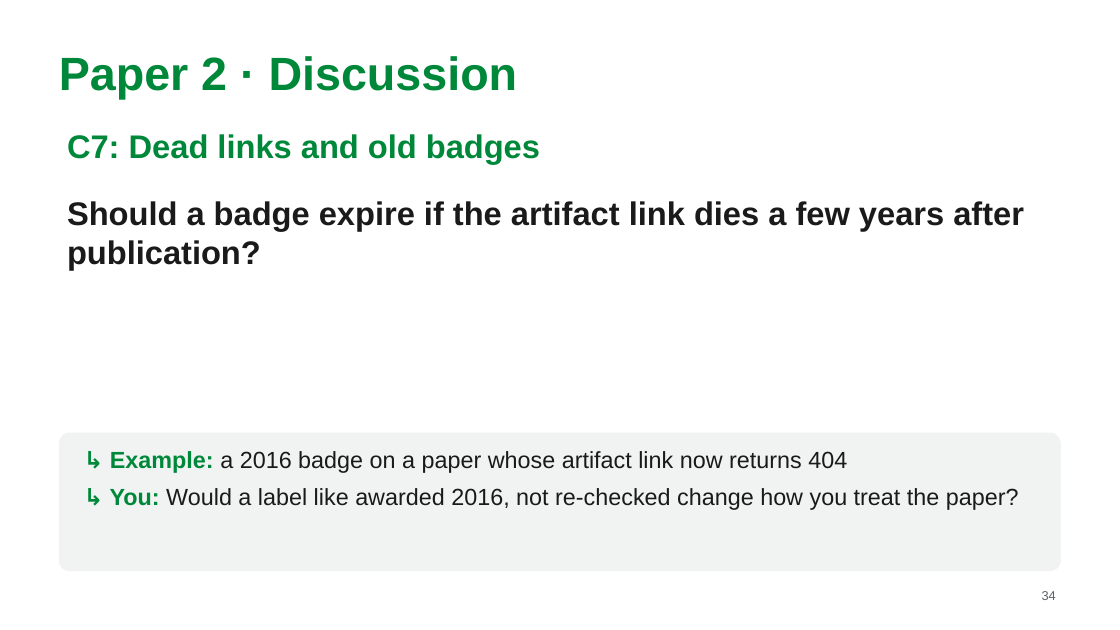
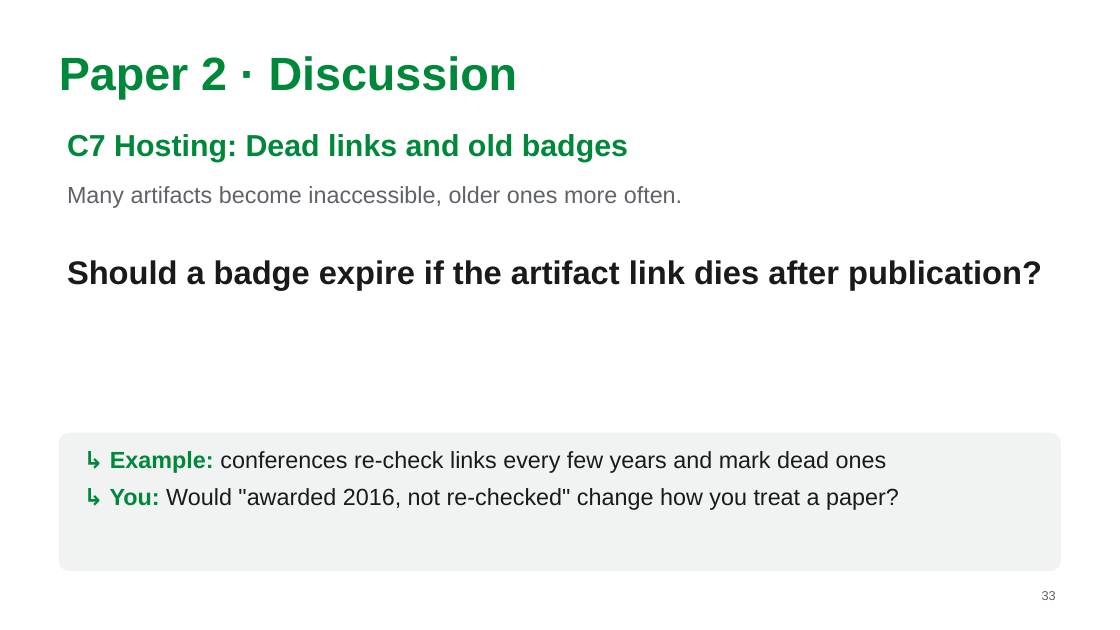
Before and after one commit to MarkAndreDuesing/Reprod_Docs_And_Notes, a slide deck: slide 33 of Vorl_2/slides/lecture2-team-paper2.pptx (slide 34 before the commit). Drawn at 1120x630 pixels with LibreOffice and Linux fonts; fonts in the diff are those of the drawing. Boxes give left, top, right and bottom in pixels: in the first picture for what was removed or moved away, otherwise in the second. Text is boxed around its words. In the diff, an @@ line names an element or a change of style, - is before the commit and + after.

```diff
--- a/Vorl_2/slides/lecture2-team-paper2.pptx
+++ b/Vorl_2/slides/lecture2-team-paper2.pptx
@@ text at <box>67,134,628,162</box>: text changed; size 28 to 26 pt @@
-C7: Dead links and old badges
+C7 Hosting: Dead links and old badges
@@ text added at <box>67,186,682,208</box>, 20 pt, text #5F6368 @@
+Many artifacts become inaccessible, older ones more often.
@@ text at <box>67,260,1042,290</box>: text changed @@
-Should a badge expire if the artifact link dies a few years after publication?
+Should a badge expire if the artifact link dies after publication?
@@ text at <box>110,451,899,510</box>: text changed @@
-↳ Example: a 2016 badge on a paper whose artifact link now returns 404
-↳ You: Would a label like awarded 2016, not re-checked change how you treat the paper?
+↳ Example: conferences re-check links every few years and mark dead ones
+↳ You: Would "awarded 2016, not re-checked" change how you treat a paper?
@@ page number at <box>1042,591,1056,600</box>: text changed @@
-34
+33
```
Also in this commit, not shown: 18 other slides changed, 2 other files.
